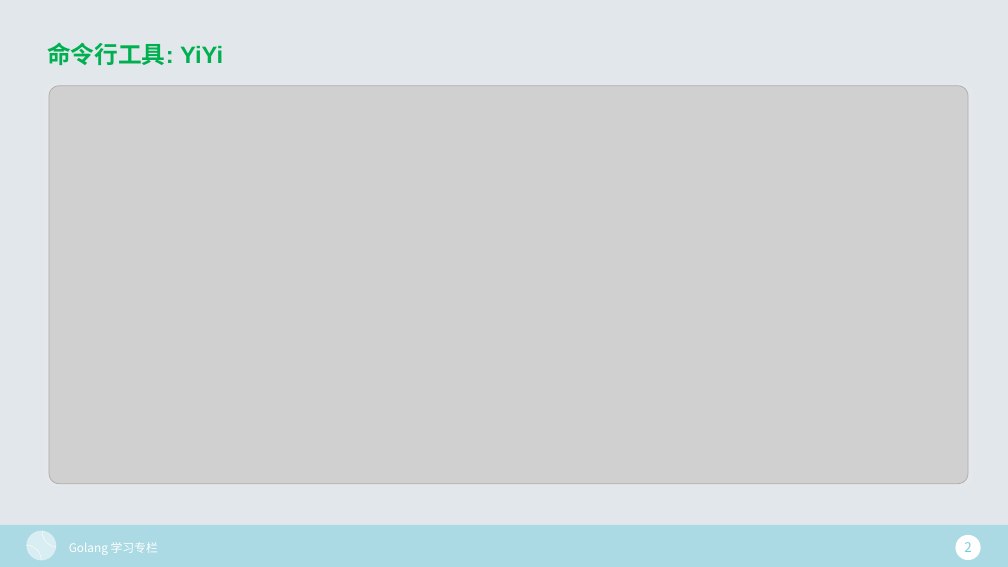
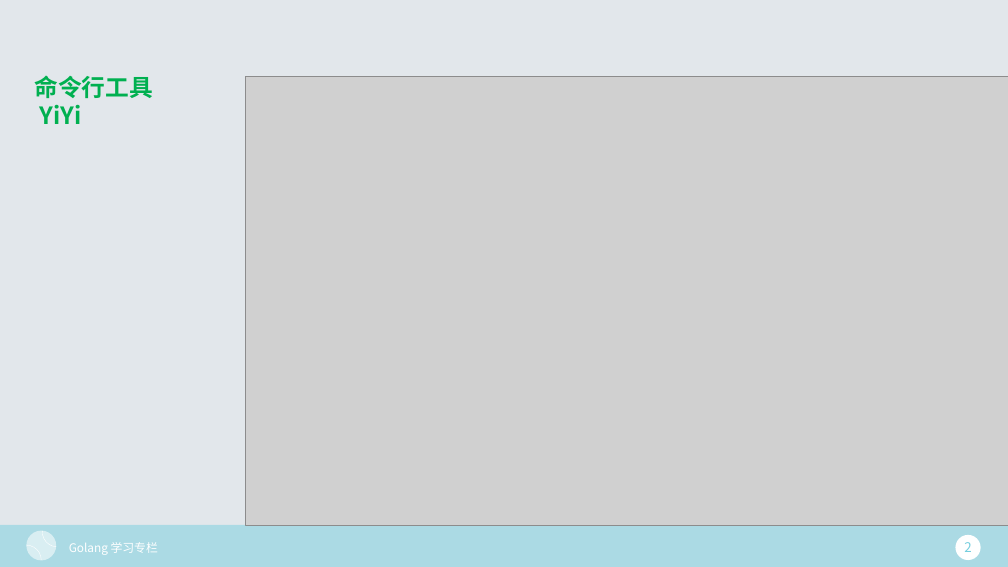
Before and after one commit to XieWeiXie/Gopher-By-Example, a slide deck: slide 7 of PowerPoint/00-01.pptx. Drawn at 1008x567 pixels with LibreOffice and Linux fonts; fonts in the diff are those of the drawing; grey boxes stand for pictures. Boxes give left, top, right and bottom in pixels: in the first picture for what was removed or moved away, otherwise in the second. Text is boxed around its words. In the diff, an @@ line names an element or a change of style, - is before the commit and + after.

```diff
--- a/PowerPoint/00-01.pptx
+++ b/PowerPoint/00-01.pptx
@@ text at [34,75,153,124]: text changed; font Arial to Noto Sans CJK SC @@
-命令行工具: YiYi
+命令行工具
+YiYi
@@ picture: place and size @@
-picture at [49,86,968,484]
+picture at [245,76,1008,525]
```
Also in this commit, not shown: 3 other slides changed, 1 slide added.
